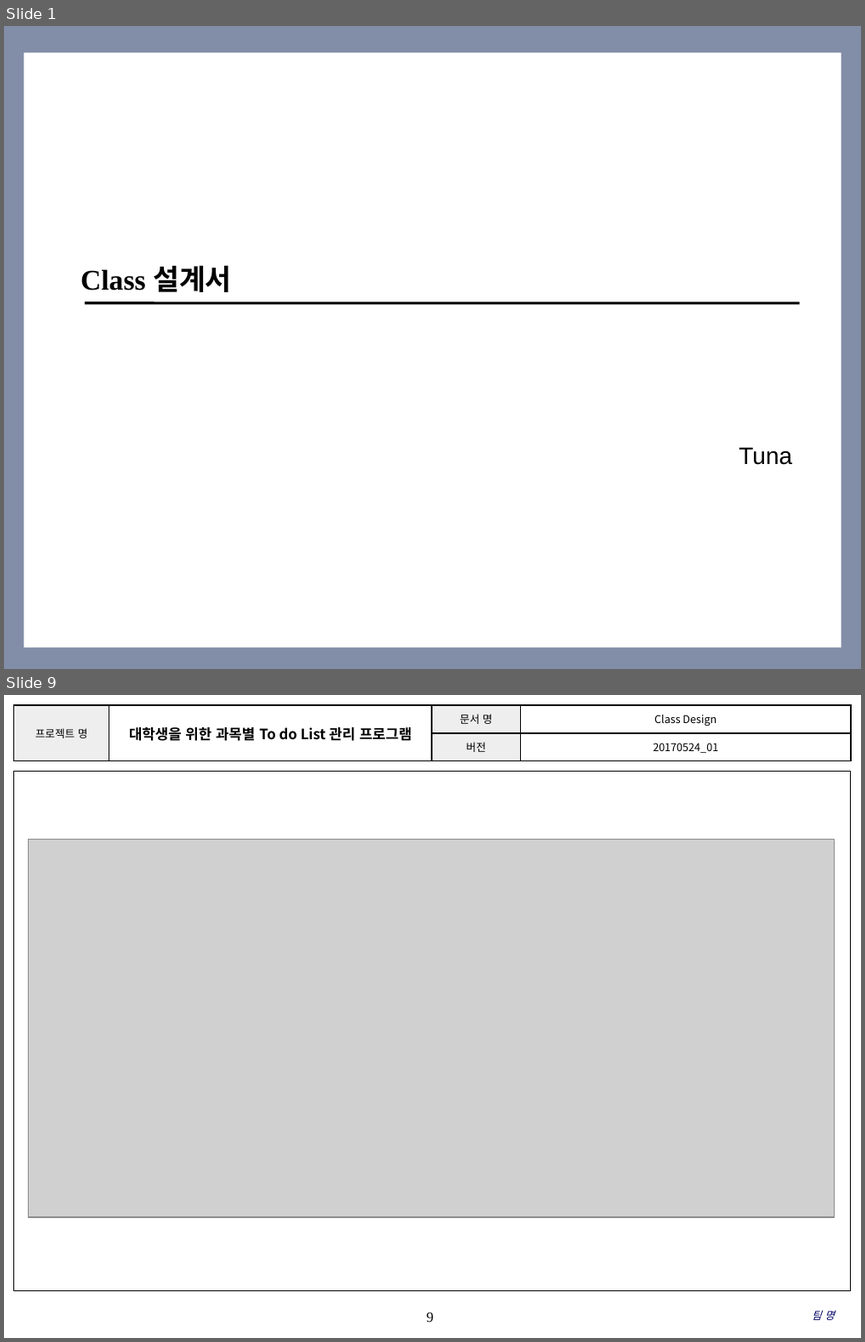
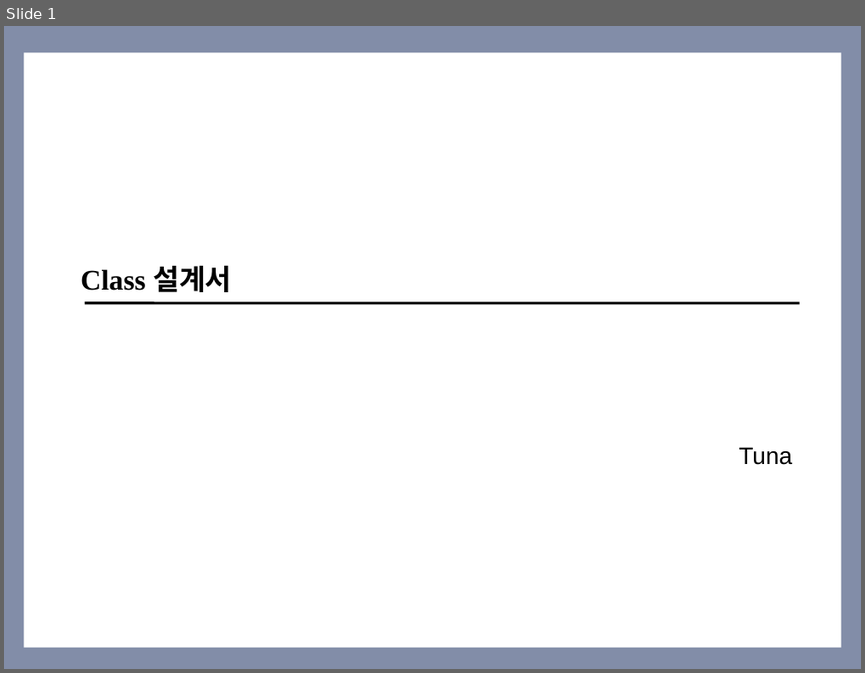
Before and after one commit to SE-admin/SE2017_4_tuna, a slide deck: doc/3_ 설계서/Class Design.pptx. Shown one above the other, each under a label of ours: slides 1 and 9 before the commit, slide 1 after it; the slides between them are not shown. The pictures are 865x1342 and 865x673 pixels, drawn with LibreOffice and Linux fonts; fonts in the diff are those of the drawing; grey boxes stand for pictures; background and template pictures are left out. Boxes give left, top, right and bottom in pixels: in the first picture for what was removed or moved away, otherwise in the second. Text is boxed around its words. In the diff, an @@ line names an element or a change of style, - is before the commit and + after.

Commit message:
doc/3_ 설계서/Class Design.pptx Class Design_4_tuna_김주민_201311109_03 전체 Design, GlobalVal, 꼬리말 수정

```diff
--- a/doc/3_ 설계서/Class Design.pptx
+++ b/doc/3_ 설계서/Class Design.pptx
@@ slide 9 removed at [4, 695, 861, 1338], background #FFFFFF @@
@@ table removed at [13, 705, 851, 761], 2 rows, 4 columns @@
-프로젝트 명 | 대학생을 위한 과목별 To do List 관리 프로그램 | 문서 명 | Class Design
- |  | 버전 | 20170524_01
@@ rectangle removed at [13, 771, 851, 1291] @@
@@ picture removed at [28, 839, 834, 1218] @@
@@ page number removed at [426, 1312, 433, 1321] @@
-9
@@ text removed at [812, 1310, 834, 1320] @@
-팀 명
```
Also in this commit, not shown: 7 slides changed, 1 slide added.
